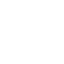
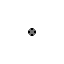
Before/after of a 64 x 64 layered artwork. What changed in the layer stack:
added layer "RCS (6px)" above "Blaster (6px)" over [28, 28, 36, 36]
hid "6px Blaster Ammo" over [28, 28, 36, 36]
